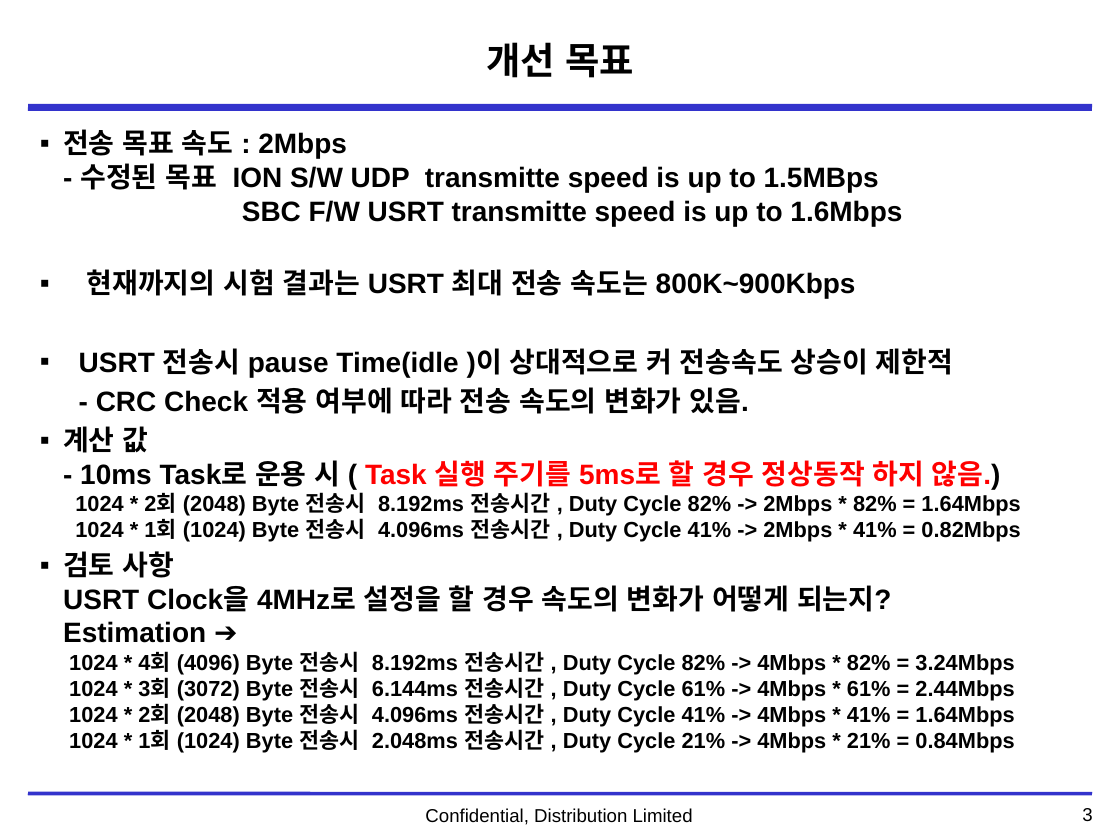
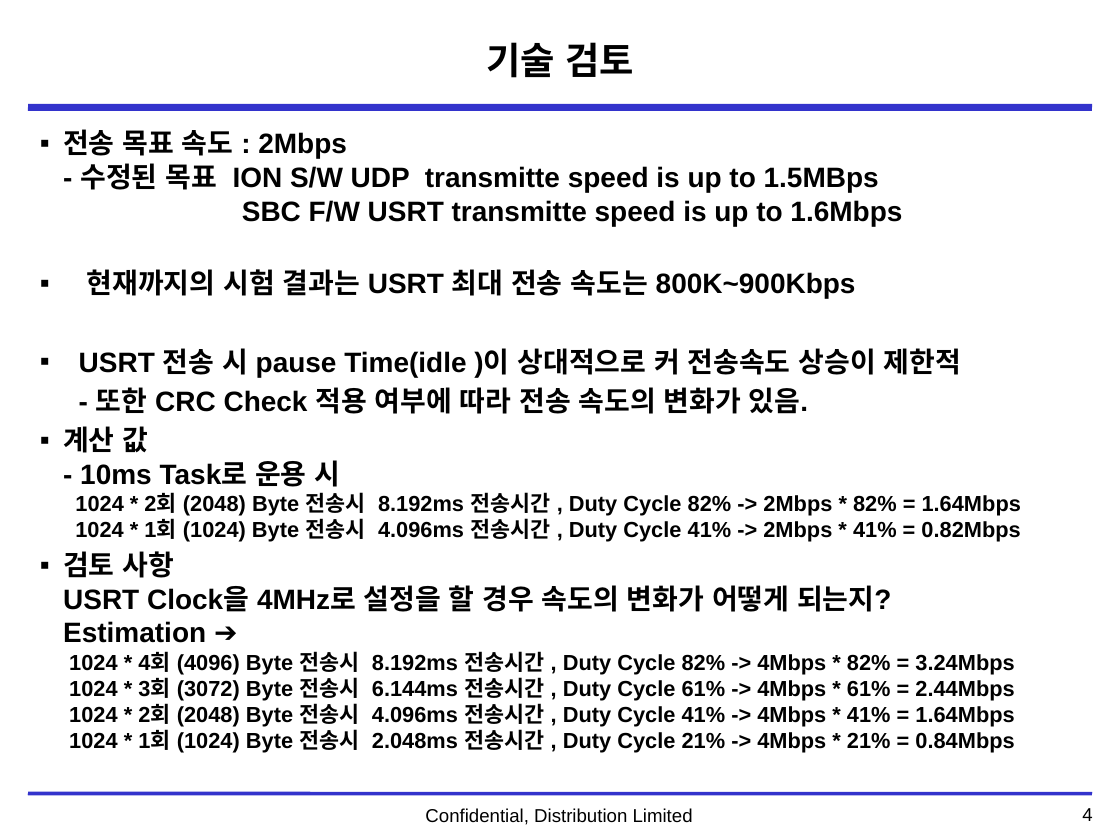
Before and after one commit to ds1hvh/Dev-Docu, a slide deck: slide 5 of 1. Project/DTNPL/Weekly Report/DTN_SBC-USRT-속도 변경의 건.pptx (slide 4 before the commit). Drawn at 1120x840 pixels with LibreOffice and Linux fonts; fonts in the diff are those of the drawing; background and template pictures are left out. Boxes give left, top, right and bottom in pixels: in the first picture for what was removed or moved away, otherwise in the second. Text is boxed around its words. In the diff, an @@ line names an element or a change of style, - is before the commit and + after.

Commit message:
200902 - Home
TRS28 / USRT 속도 변경의 건 문서 업데이트

```diff
--- a/1. Project/DTNPL/Weekly Report/DTN_SBC-USRT-속도 변경의 건.pptx
+++ b/1. Project/DTNPL/Weekly Report/DTN_SBC-USRT-속도 변경의 건.pptx
@@ title at [486, 42, 634, 78]: text changed @@
-개선 목표
+기술 검토
@@ text at [63, 348, 1021, 542]: text changed @@
-▪ USRT 전송시 pause Time(idle )이 상대적으로 커 전송속도 상승이 제한적
-- CRC Check 적용 여부에 따라 전송 속도의 변화가 있음.
-▪ 계산 값
-  - 10ms Task로 운용 시 ( Task 실행 주기를 5ms로 할 경우 정상동작 하지 않음.)
-  1024 * 2회 (2048) Byte 전송시 8.192ms 전송시간 , Duty Cycle 82% -> 2Mbps * 82% = 1.64Mbps
-  1024 * 1회 (1024) Byte 전송시 4.096ms 전송시간 , Duty Cycle 41% -> 2Mbps * 41% = 0.82Mbps
+▪ USRT 전송 시 pause Time(idle )이 상대적으로 커 전송속도 상승이 제한적
+- 또한 CRC Check 적용 여부에 따라 전송 속도의 변화가 있음.
+▪ 계산 값
+  - 10ms Task로 운용 시
+  1024 * 2회 (2048) Byte 전송시 8.192ms 전송시간 , Duty Cycle 82% -> 2Mbps * 82% = 1.64Mbps
+  1024 * 1회 (1024) Byte 전송시 4.096ms 전송시간 , Duty Cycle 41% -> 2Mbps * 41% = 0.82Mbps
@@ page number at [1082, 808, 1092, 821]: text changed @@
-3
+4
```
Also in this commit, not shown: 2 other slides changed, 2 slides added, 2 slides removed, 1 other file.
